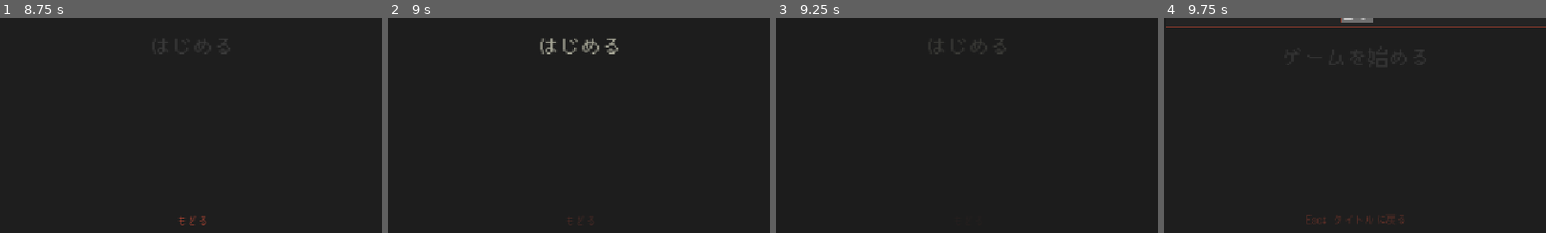
Above: before the commit, frames 1-4 (left to right).
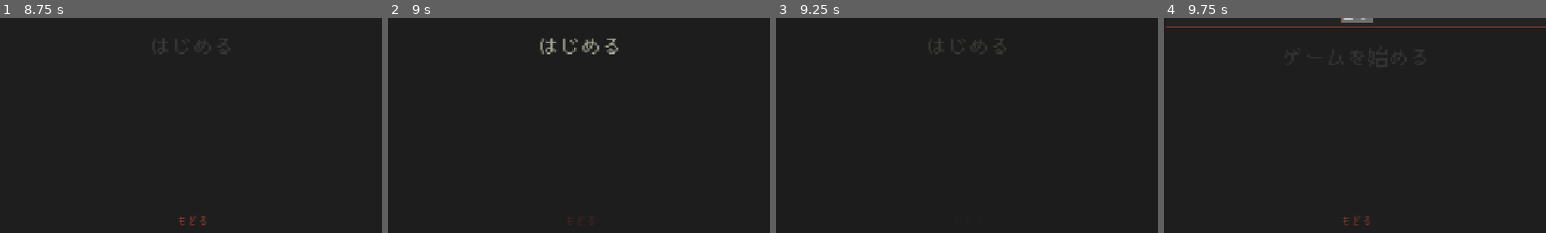
Above: after the commit, the same moments.

Repository: azukigame-s/kiminokoe
Game: Godot game, scene res://scenes/splash_scene.tscn
Same seed, same stepped clock (60 frames per second), same inputs: the game is played once before the commit and once after it. Video files are missing from this copy of the repository; at most half a second of black plays in their place.
Inputs (mouse positions are % of the whole screen's width and height, from its top left):
- Up to frame 1 (8.75 s): tap Enter at 0.5, 0.6, 3.5, 5, 5.85 s; move the mouse to (72, 45) at 0.52 s; hold D 0.53-1.28 s; click (72, 45) at 0.67 s; tap Space at 0.77, 1.52, 2.75, 3.02, 3.77, 4.25, 4.52, 6.02, 6.5, 6.77 s; move the mouse to (30, 55) at 1.27 s; hold Down 1.28-2.03 s; tap B at 1.35, 6.6 s; move the mouse to (60, 28) at 2.02 s; hold D 2.03-2.78 s; tap C at 2.1 s; move the mouse to (45, 70) at 2.77 s; hold Up 2.78-3.53 s; tap E at 2.85 s; click (45, 70) at 2.92 s; move the mouse to (80, 65) at 3.52 s; hold A 3.53-5.03 s; tap L at 3.6 s; move the mouse to (20, 35) at 4.27 s; tap T at 4.35 s; move the mouse to (55, 50) at 5.02 s; hold Down 5.03-5.78 s; tap Ctrl at 5.1 s; click (55, 50) at 5.17 s; move the mouse to (35, 25) at 5.77 s; hold D 5.78-6.53 s; move the mouse to (72, 45) at 6.52 s; hold Up 6.53-7.25 s; click "はじめる" at 7.25 s; click "もどる" at 8 s
- Up to frame 2 (9 s): click "はじめる" at 8.75 s
- Up to frame 3 (9.25 s): no input
- Up to frame 4 (9.75 s): click (50, 96) at 9.5 s, where only the run after the commit has a clickable "もどる"
The pictures show only the part of the screen within x 25-75%, y 49-99%; the shares and areas given below are measured in that part.

Frames 1-3 are identical in both runs. In frame 4, 0.3% of the frame differs, in the area x 37-63%, y 91-97%.

Commit message:
🩹 名前入力画面だけもどるUIが異なっていた問題を修正

Diff:
--- a/project.godot
+++ b/project.godot
@@ -14,11 +14,15 @@
 
 [application]
 
-config/name="kiminokoe"
+boot_splash/show_image=false
+boot_splash/bg_color=Color(1, 1, 1, 1)
+boot_splash/minimum_display_time=0
+config/name="キミノコエ"
 config/version="0.5.0"
 run/main_scene="res://scenes/splash_scene.tscn"
 config/features=PackedStringArray("4.6", "GL Compatibility")
 config/icon="res://icon.svg"
+config/windows_native_icon="res://assets/icons/logo.ico"
 config/visual_novel/text_speed=0.06
 config/visual_novel/indicator_blink_speed=0.5
 config/visual_novel/indicator_symbol="⏎"
--- a/scripts/name_input_scene.gd
+++ b/scripts/name_input_scene.gd
@@ -79,16 +79,16 @@
 	_start_button.pressed.connect(_on_start_pressed)
 	center.add_child(_start_button)
 
-	# 閉じるヒント
-	var hint = Label.new()
-	hint.text = "Esc: タイトルに戻る"
-	hint.horizontal_alignment = HORIZONTAL_ALIGNMENT_CENTER
-	hint.add_theme_font_size_override("font_size", UIConstants.FONT_SIZE_CAPTION)
-	hint.add_theme_color_override("font_color", Color(UIConstants.COLOR_ACCENT, 0.5))
-	hint.set_anchors_preset(Control.PRESET_BOTTOM_WIDE)
-	hint.offset_top = -35
-	hint.offset_bottom = -12
-	add_child(hint)
+	# もどるボタン（設定画面・一息メニューと同じスタイル）
+	var back_button = Button.new()
+	back_button.text = "もどる"
+	back_button.alignment = HORIZONTAL_ALIGNMENT_CENTER
+	UIStyleHelper.style_back_button(back_button)
+	back_button.set_anchors_preset(Control.PRESET_BOTTOM_WIDE)
+	back_button.offset_top = -35
+	back_button.offset_bottom = -12
+	back_button.pressed.connect(func(): SceneManager.goto_title())
+	add_child(back_button)
 
 ## タイトルエリア（装飾線 ── 名前の入力 ── の形）
 func _build_title_area():
